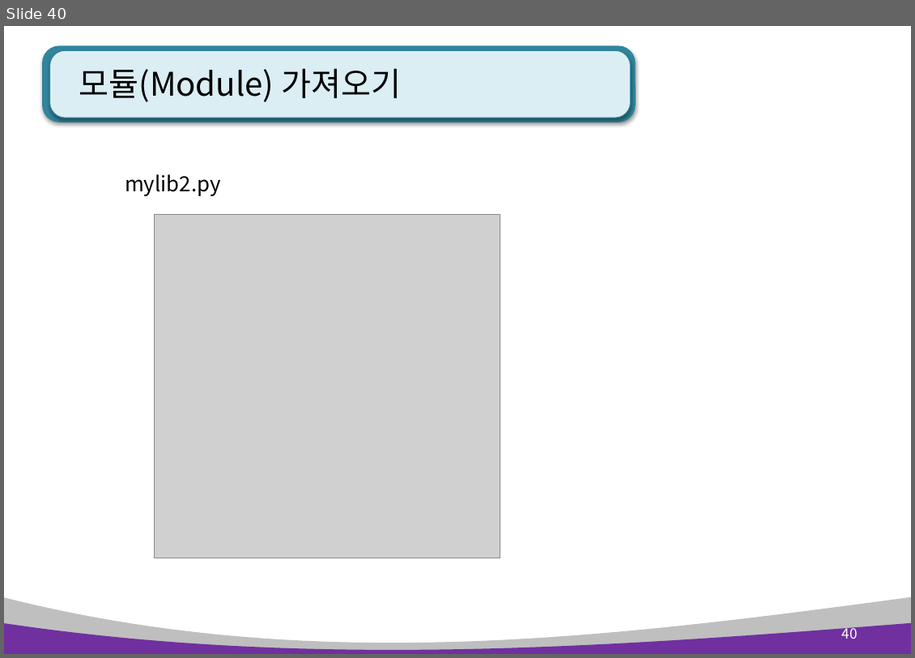
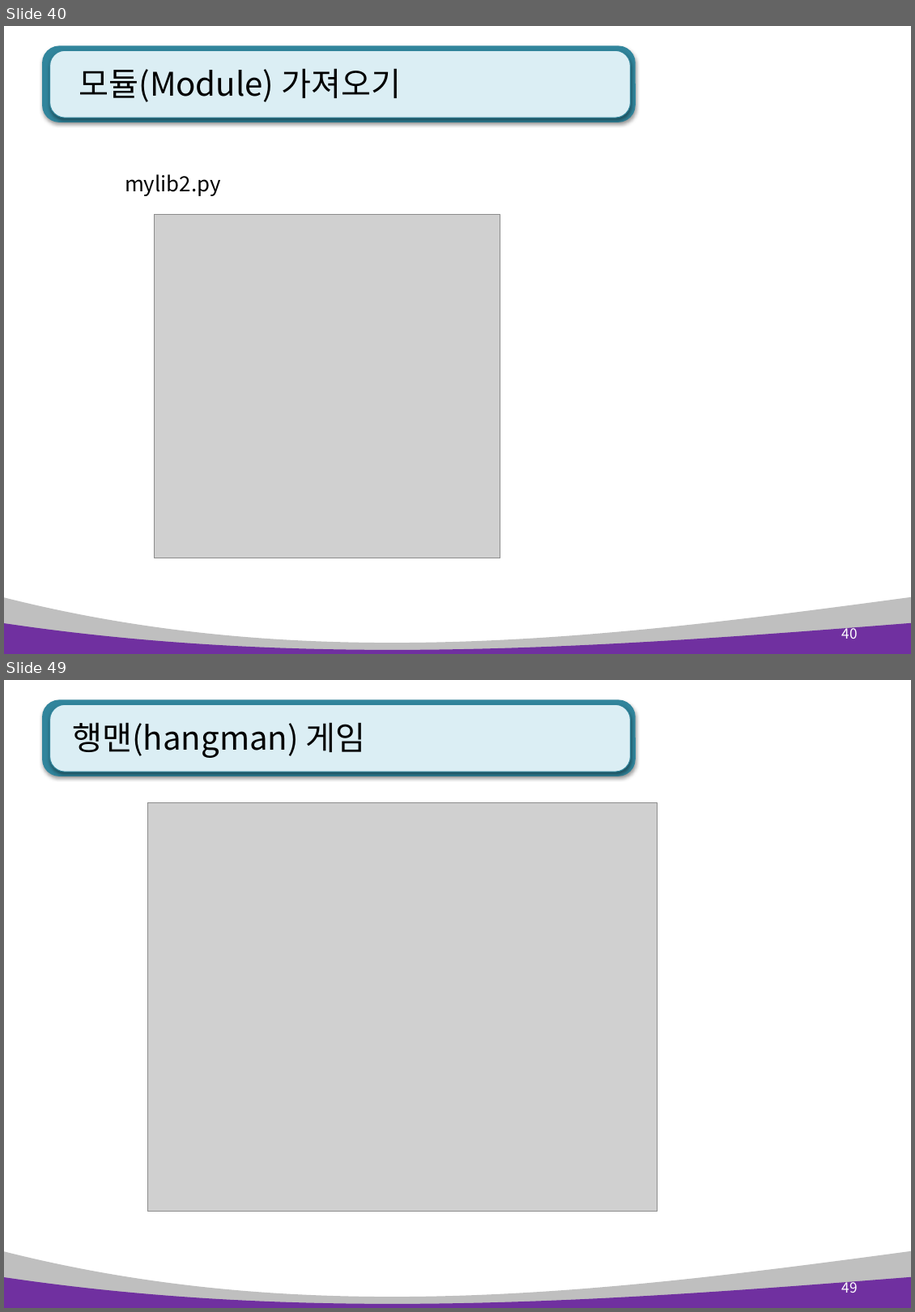
Before and after one commit to kiyongee2/green_project_web, a slide deck: python_ppt/Python 6장. 모듈 .pptx. Shown one above the other, each under a label of ours: slide 40 before the commit, slides 40 and 49 after it; the slides between them are not shown. The pictures are 915x658 and 915x1312 pixels, drawn with LibreOffice and Linux fonts; fonts in the diff are those of the drawing; grey boxes stand for pictures. Boxes give left, top, right and bottom in pixels: in the first picture for what was removed or moved away, otherwise in the second. Text is boxed around its words. In the diff, an @@ line names an element or a change of style, - is before the commit and + after.

```diff
--- a/python_ppt/Python 6장. 모듈 .pptx
+++ b/python_ppt/Python 6장. 모듈 .pptx
@@ slide 49 added at (4,680,911,1308), background #FFFFFF; not listed: 4 template elements that a slide beside it also shows @@
@@ title added at (72,722,366,758), 28 pt, text #000000 @@
+행맨(hangman) 게임
@@ picture added at (148,803,658,1212) @@
@@ page number added at (842,1279,857,1292), 12 pt, text #FFFFFF @@
+49
```
Also in this commit, not shown: 4 slides changed, 7 other slides added, 2 other files.
